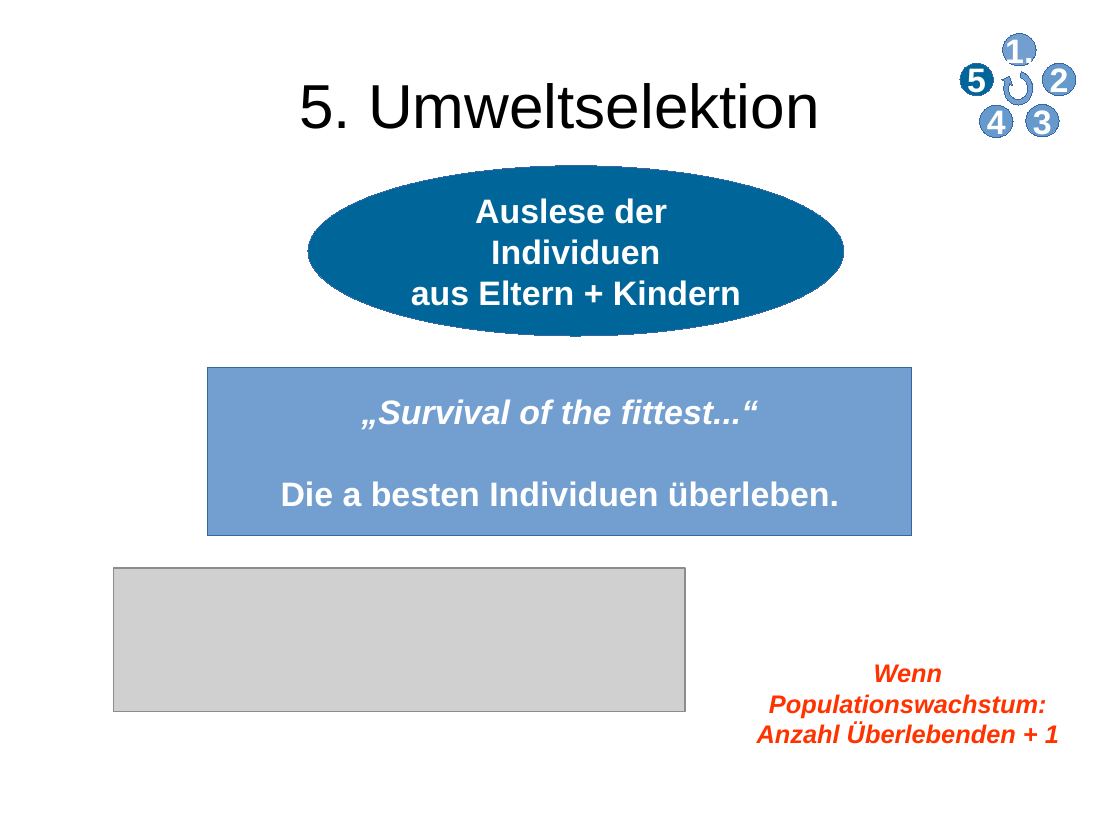
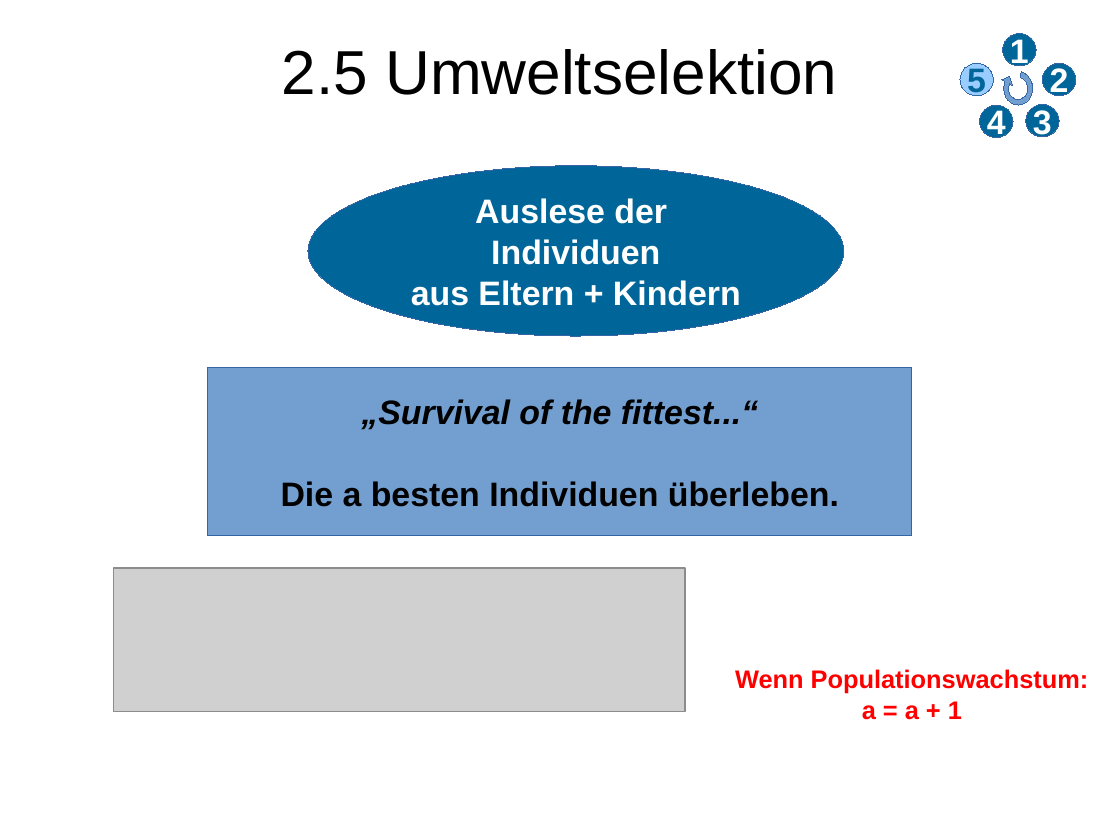
Before and after one commit to lblissett/evo-project, a slide deck: slide 8 of src/data/presentation/geopras/Vortrag_Evo_ErsterTeil.odp. Drawn at 1120x840 pixels with LibreOffice and Linux fonts; fonts in the diff are those of the drawing; grey boxes stand for pictures. Boxes give left, top, right and bottom in pixels: in the first picture for what was removed or moved away, otherwise in the second. Text is boxed around its words. In the diff, an @@ line names an element or a change of style, - is before the commit and + after.

```diff
--- a/src/data/presentation/geopras/Vortrag_Evo_ErsterTeil.odp
+++ b/src/data/presentation/geopras/Vortrag_Evo_ErsterTeil.odp
@@ title at (x1=282, y1=49, x2=837, y2=95): text changed @@
-5. Umweltselektion
+2.5 Umweltselektion
@@ ellipse "1" at (x1=1003, y1=34, x2=1037, y2=66): fill #729FCF to #006699 @@
@@ text in ellipse at (x1=1010, y1=36, x2=1029, y2=70): text changed @@
-1.
+1
@@ ellipse "5" at (x1=960, y1=63, x2=994, y2=96): text colour #FFFFFF to #006699; fill #006699 to #99CCFF @@
@@ fill #6699CC to #006699 in 3 elements at (x1=1043, y1=63, x2=1076, y2=96), (x1=1026, y1=105, x2=1060, y2=137), (x1=980, y1=105, x2=1013, y2=137) @@
@@ rectangle "„Survival of the fittest...“" at (x1=208, y1=368, x2=913, y2=536): text colour #FFFFFF to #000000 @@
@@ text "Wenn Populationswachstum:" moved from (x1=757, y1=664, x2=1059, y2=744) to (x1=735, y1=669, x2=1089, y2=720) @@
@@ text at (x1=735, y1=669, x2=1089, y2=694): text colour #FF3300 to #FF0000, italic off in "Wenn Populationswachstum:" @@
@@ text at (x1=862, y1=701, x2=962, y2=720): text changed; text colour #FF3300 to #FF0000; italic off @@
-Anzahl Überlebenden + 1
+a = a + 1
```
Also in this commit, not shown: 8 other slides changed.
